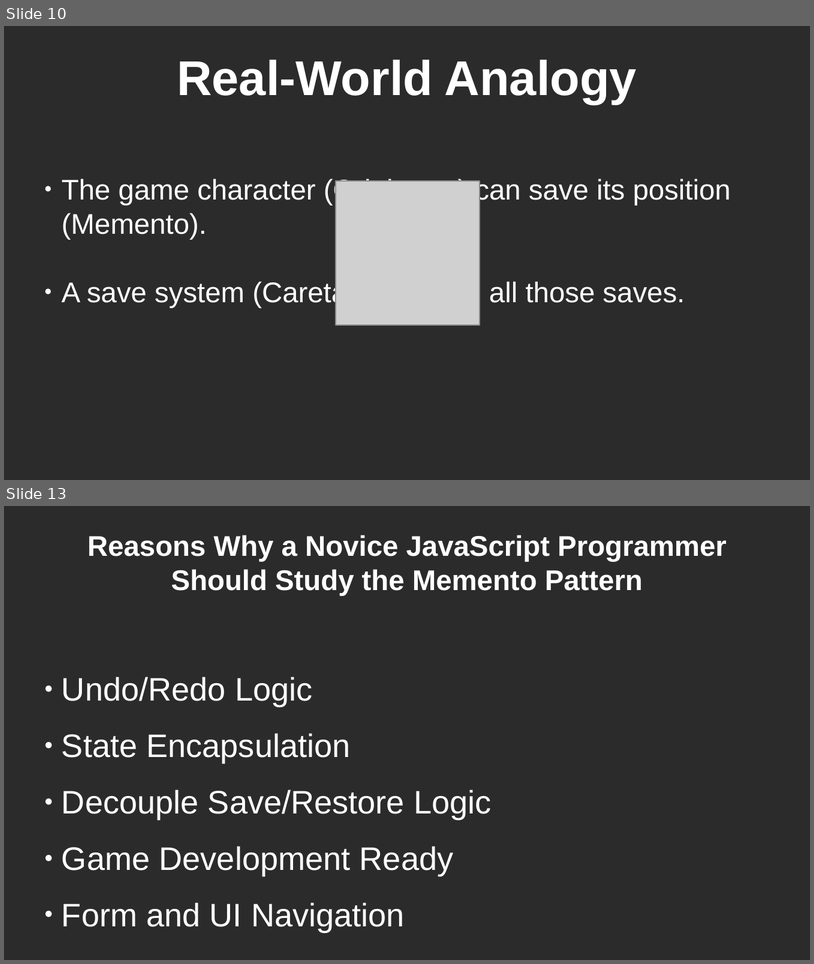
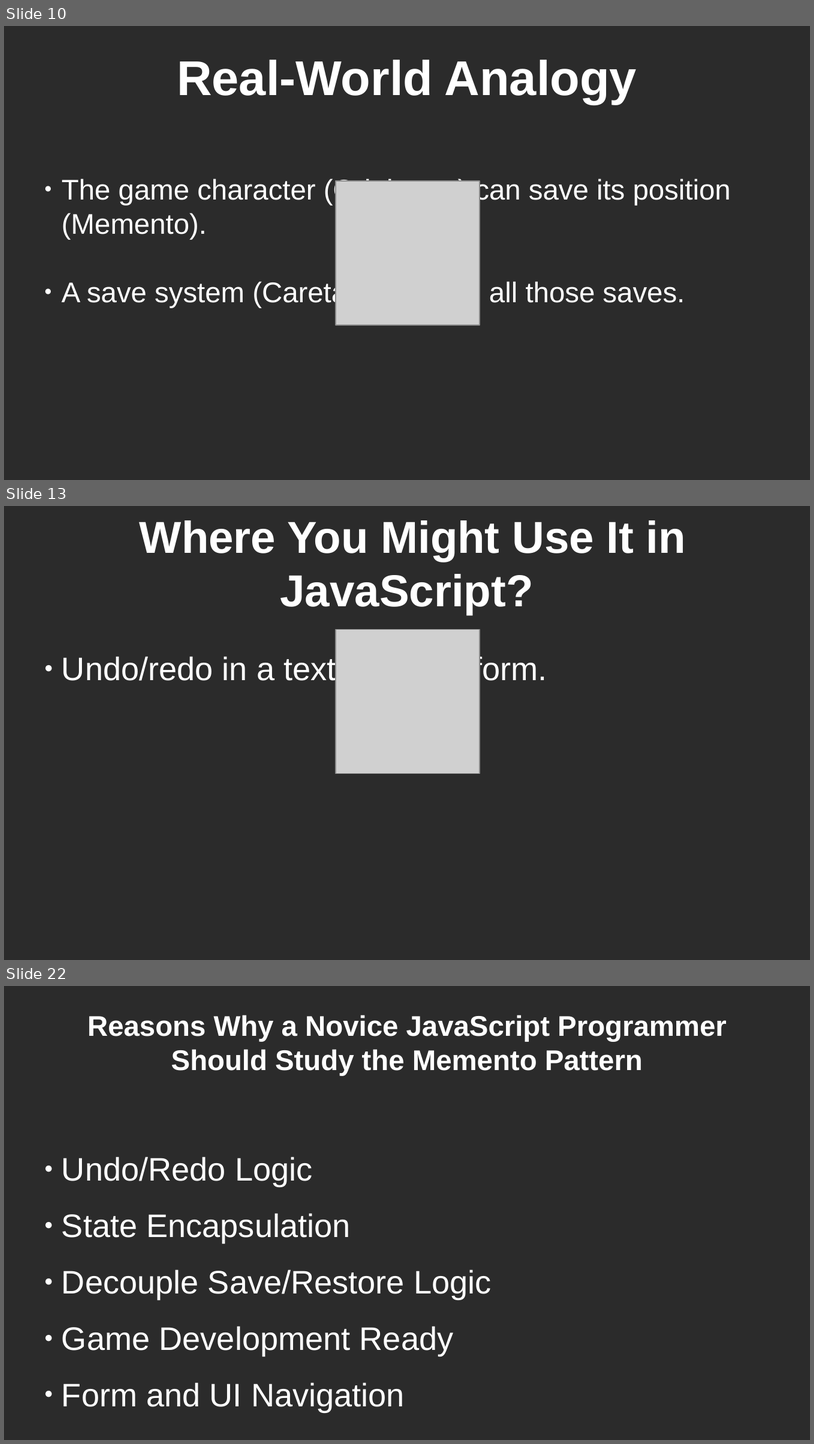
Before and after one commit to RayAndrade/JavaScriptStudy, a slide deck: Behavioral/Memento/intro.odp. Shown one above the other, each under a label of ours: slides 10 and 13 before the commit, slides 10, 13 and 22 after it; the slides between them are not shown. The pictures are 814x964 and 814x1444 pixels, drawn with LibreOffice and Linux fonts; fonts in the diff are those of the drawing; grey boxes stand for pictures; background and template pictures are left out; a plain dark background stands for a picture behind light text. Boxes give left, top, right and bottom in pixels: in the first picture for what was removed or moved away, otherwise in the second. Text is boxed around its words. In the diff, an @@ line names an element or a change of style, - is before the commit and + after.

```diff
--- a/Behavioral/Memento/intro.odp
+++ b/Behavioral/Memento/intro.odp
@@ slide 13 added at <box>4,506,810,960</box>, background picture (left out) @@
@@ title added at <box>140,520,686,615</box>, 44 pt, text #FFFFFF, bold @@
+Where You Might Use It in JavaScript?
@@ picture added at <box>336,629,480,773</box> @@
@@ subtitle added at <box>62,655,547,686</box>, 32 pt, text #FFFFFF @@
+● Undo/redo in a text editor or form.
@@ what was slide 13 is now slide 22 @@
```
Also in this commit, not shown: 3 slides changed, 8 other slides added, 12 other files.
